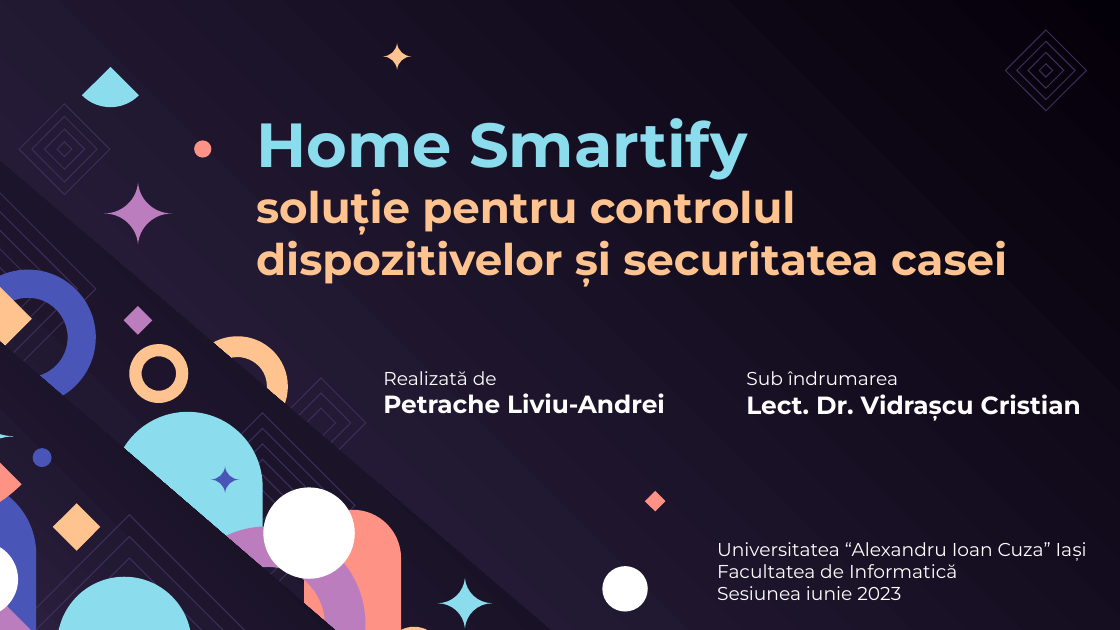
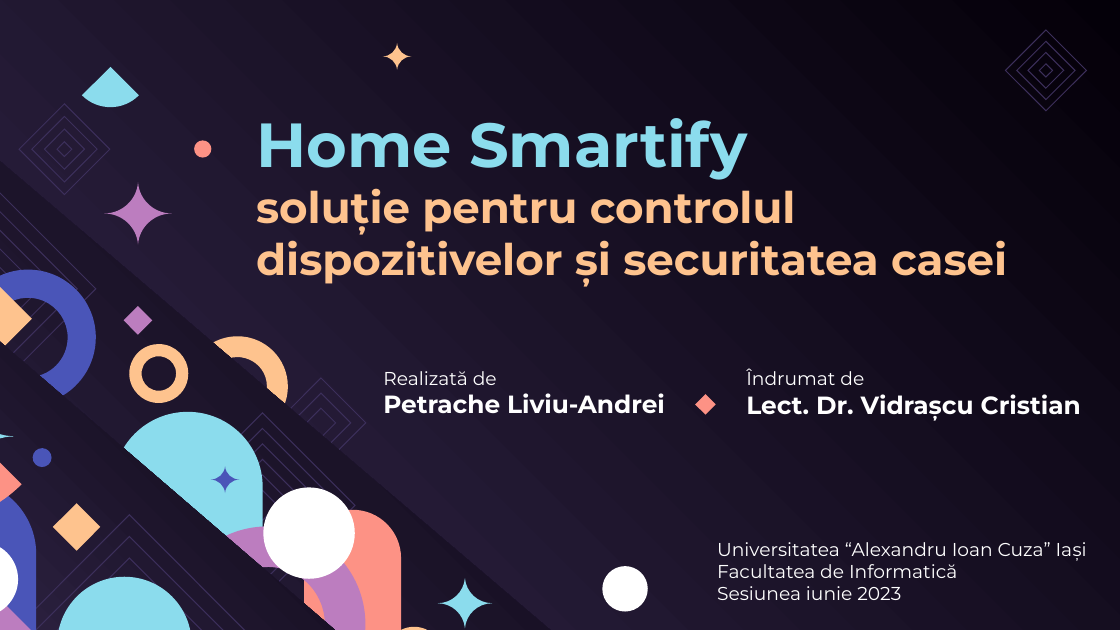
Before and after one commit to liviuq/Licenta, a slide deck: slide 1 of Prezentare_final.pptx. Drawn at 1120x630 pixels with LibreOffice and Linux fonts; fonts in the diff are those of the drawing. Boxes give left, top, right and bottom in pixels: in the first picture for what was removed or moved away, otherwise in the second. Text is boxed around its words. In the diff, an @@ line names an element or a change of style, - is before the commit and + after.

```diff
--- a/Prezentare_final.pptx
+++ b/Prezentare_final.pptx
@@ text at <box>746,368,864,385</box>: text changed @@
-Sub îndrumarea
+Îndrumat de
@@ freeform shape: place and size @@
-freeform shape at <box>645,491,665,511</box>
+freeform shape at <box>696,394,716,414</box>
```
Also in this commit, not shown: 3 other slides changed, 1 other file.
